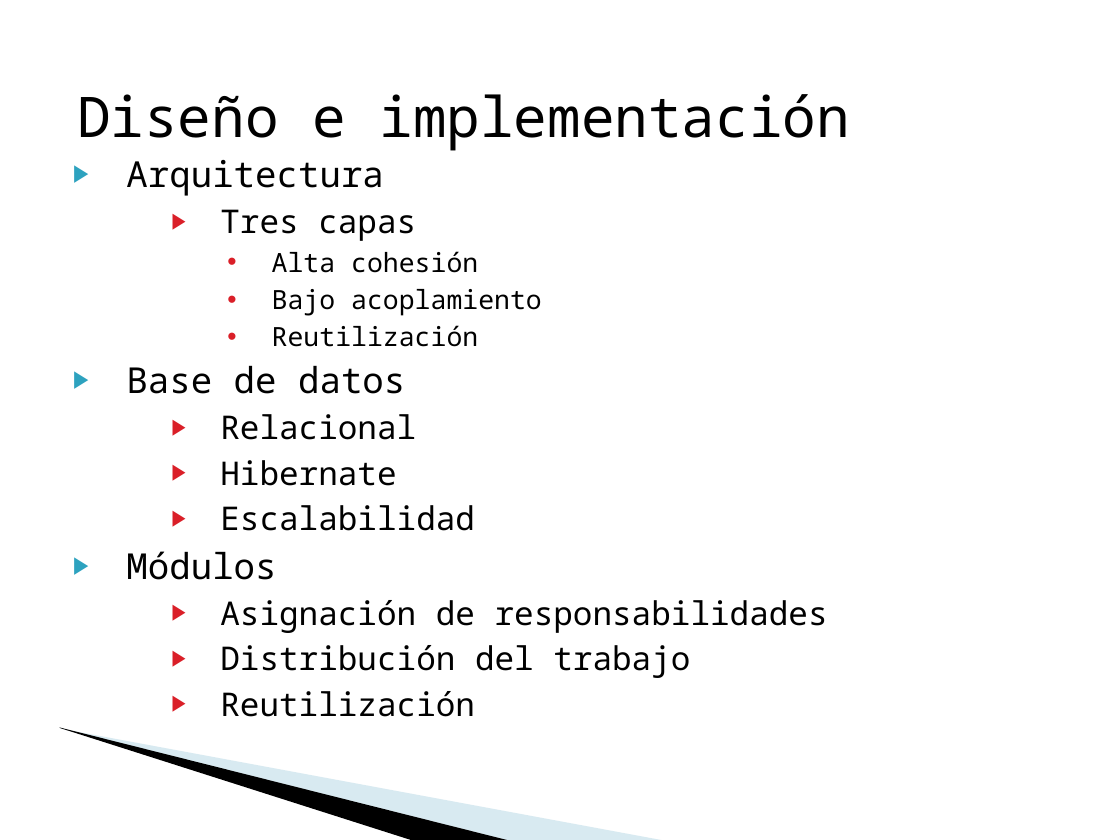
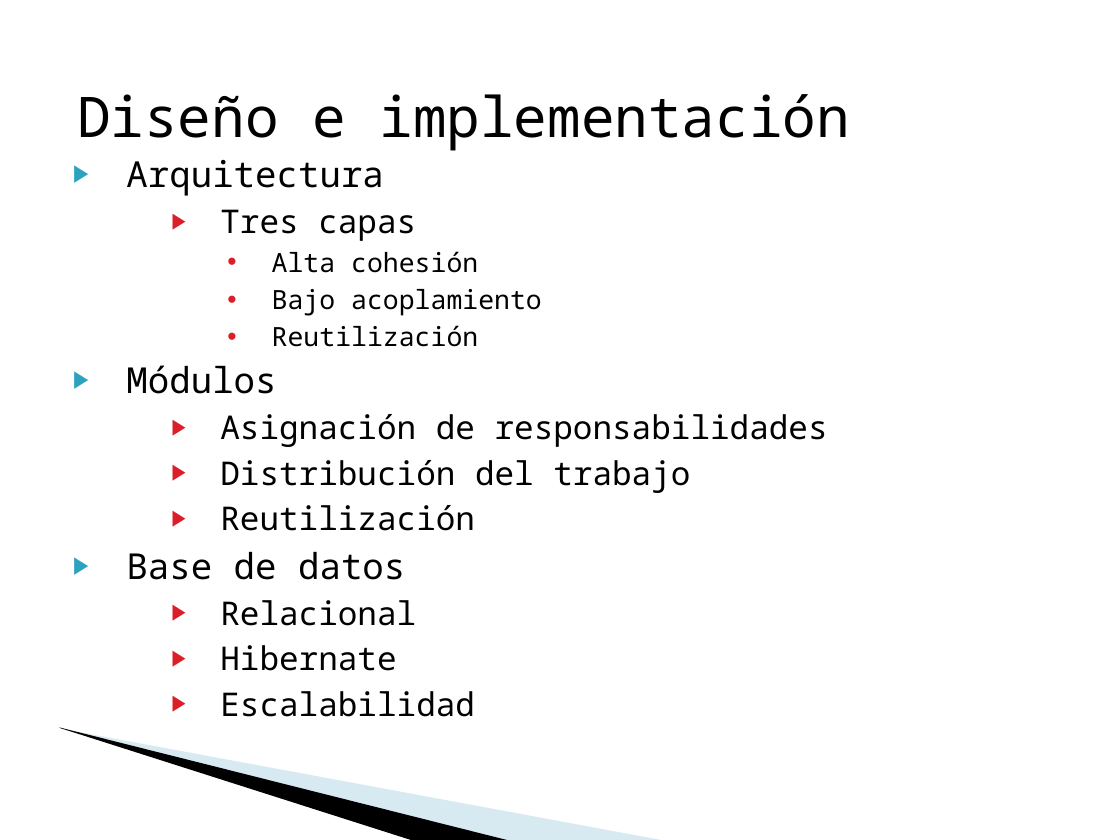
Before and after one commit to google-code-export/satode, a slide deck: slide 15 of Documentos/final/Presentación Defensa.ppt. Drawn at 1120x840 pixels with LibreOffice and Linux fonts; fonts in the diff are those of the drawing; background and template pictures are left out. Boxes give left, top, right and bottom in pixels: in the first picture for what was removed or moved away, otherwise in the second. Text is boxed around its words. In the diff, an @@ line names an element or a change of style, - is before the commit and + after.

```diff
--- a/Documentos/final/Presentación Defensa.ppt
+++ b/Documentos/final/Presentación Defensa.ppt
@@ text at <box>220,414,828,531</box>: paragraphs added @@
+  ▶ Módulos
+    ▶ Asignación de responsabilidades
+    ▶ Distribución del trabajo
+    ▶ Reutilización
@@ text at <box>126,551,828,717</box>: paragraphs removed @@
-  ▶ Módulos
-    ▶ Asignación de responsabilidades
-    ▶ Distribución del trabajo
-    ▶ Reutilización
```
